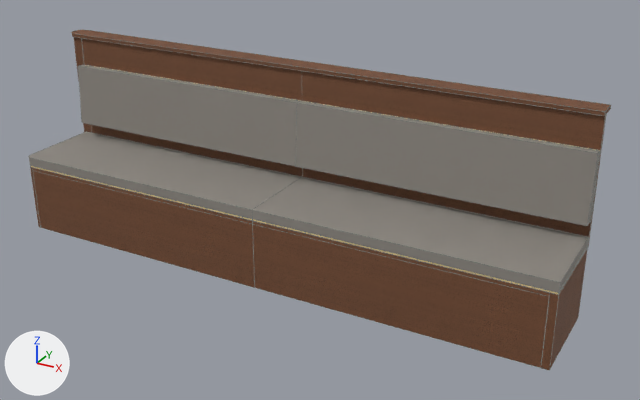
The glTF model 2026-156-Restaurant-A-08-08-Sofabenk-ved-WC/modell.glb, before and after one commit.
Rendered twice from a camera (50 mm lens) standing at (4006.0, -4155.0, 2363.0) and looking at (1864.0, -259.0, 416.0). Lighting does not change. The marker at lower left points along +X, +Y and +Z. The older version comes first. Vertices at exactly the same position are counted once.

The scene before the commit, as lines of its bpy script (objects in view):
```python
me_mesh_0 = bpy.data.meshes.new('Mesh_0')
me_mesh_0.from_pydata(...)  # 79940 vertices, 91426 faces; spans x -2.0..3278.0, y -634.0..2.0, z -2.0..1102.0
# faces by material slot: [10486, 3536, 296, 72, 3584, 276, 73176]
me_mesh_0.materials.append(mat_18xf_kontruksjon)  # beige #e4d0a1
me_mesh_0.materials.append(mat_stillskrue_justerbar)  # grey #7b7b7b
me_mesh_0.materials.append(mat_eik_finer)  # picture img_image_0
me_mesh_0.materials.append(mat_skum_m_trekk_elmosoft)  # grey #8d8881
me_mesh_0.materials.append(mat_12mm_xf)  # beige #dac38d
me_mesh_0.materials.append(mat_15xf_bøybar_5_5_5)  # beige #d9c18b
me_mesh_0.materials.append(mat_kantlinjer)
ob_mesh_0 = bpy.data.objects.new('Mesh_0', me_mesh_0)
ob_mesh_0.location = (0.0, 0.0, 0.0)
```
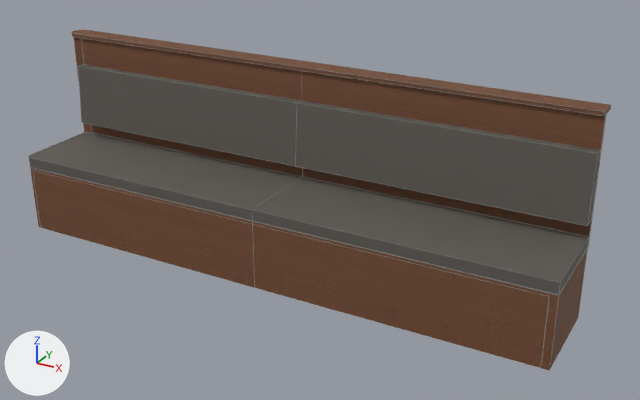
The change in detail:
Material 'Skum' (mat_skum) is new.
Its base color is (0.494, 0.465, 0.41) (grey #bbb6ac).
Its roughness is 0.75.
Material 'Trekk Elmosoft' (mat_trekk_elmosoft) is new.
Its base color is (0.114, 0.101, 0.0892) (dark grey #5f5954).
Its roughness is 0.75.
me_mesh_0 is used by ob_mesh_0; location (0.0, 0.0, 0.0).
me_mesh_0 had 79940 vertices, 91426 faces and spanned x -2.0..3278.0, y -634.0..2.0, z -2.0..1102.0.
me_mesh_0 now has 72555 vertices, 83165 faces and spans x -2.0..3278.0, y -634.0..2.0, z -2.0..1102.0.
me_mesh_0 part 1: 1911 loose pieces with 15430 vertices, spanning x 1.0..3278.0, y -634.0..0.0, z -2.0..1083.0, are deleted.
me_mesh_0 part 2: 96 vertices moved within x 0.0..3238.0, y -629.0..0.0, z -2.0..1083.0; 3175 vertices removed from x 0.0..3278.0, y -634.0..0.0, z -2.0..1083.0; 11144 vertices added at x 54.0..3278.0, y -634.0..1.0, z 9.0..1081.0.
me_mesh_0 part 3: 14 faces spanning x 56.0..3276.0, y -632.0..-111.0, z 460.0..910.0 switch from mat_skum_m_trekk_elmosoft (grey #8d8881) to mat_trekk_elmosoft (dark grey #5f5954).
Other edits to the shape of me_mesh_0 do not show in these pictures.
me_mesh_0 no longer uses material mat_12mm_xf (beige #dac38d).
me_mesh_0 no longer uses material mat_15xf_bøybar_5_5_5 (beige #d9c18b).
me_mesh_0 gains material mat_skum (grey #bbb6ac).

Where the change shows, as pixel boxes (x1, y1, x2, y2) in the pictures (640 x 400 px):
part 1 of me_mesh_0, deleted (mostly hidden): before (30, 153, 600, 293)
part 2 of me_mesh_0, built on (mostly hidden): before (29, 44, 600, 294); after (29, 45, 601, 296)
part 3 of me_mesh_0, recoloured (grey to dark grey): (29, 66, 598, 282) in both
